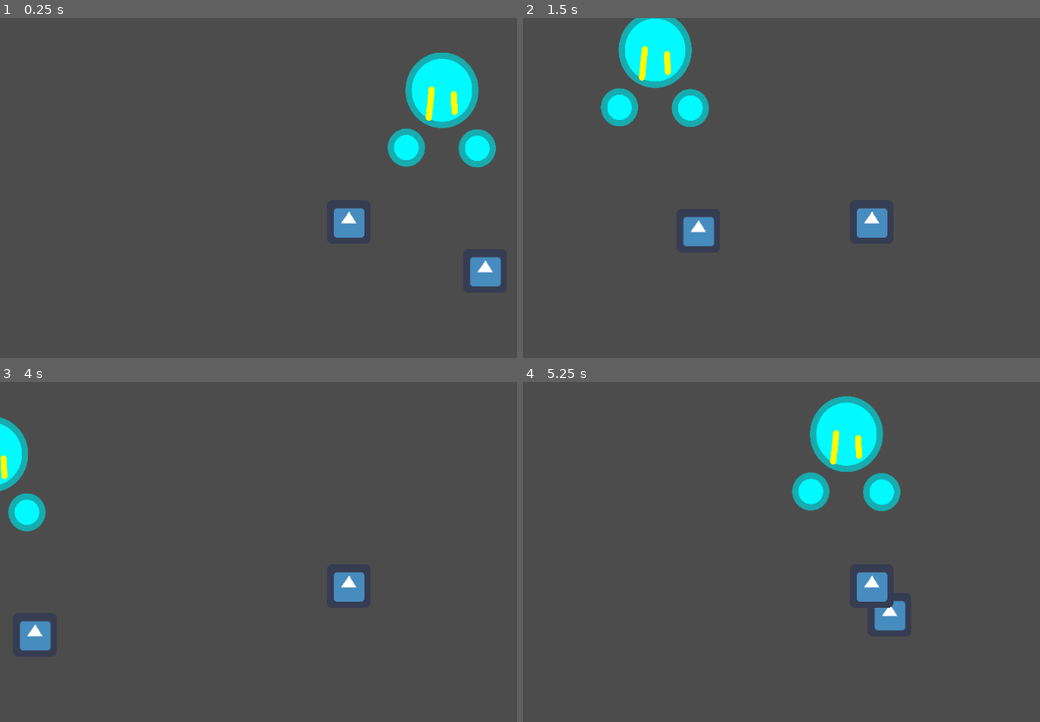
Above: before the commit, frames 1-4 (two rows, left to right).
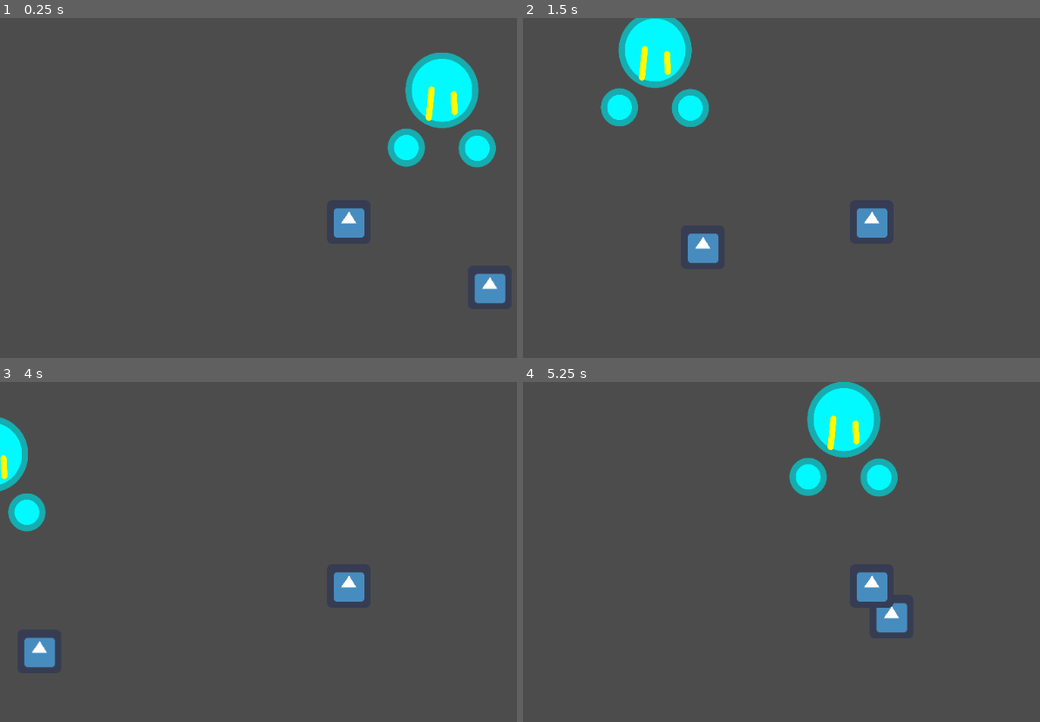
Above: after the commit, the same moments.

Repository: DarrellWulff/GGJProject
Game: Godot game, scene res://World.tscn
Two runs of this game, one before a commit and one after it. Both use one fixed random seed, a clock stepped at 60 frames per second and the inputs below. The engine's default icon, where the game draws it, is replaced by a stand-in: a white triangle on a blue panel in a dark square.
Inputs:
- Up to frame 1 (0.25 s): no input
- Up to frame 2 (1.5 s): tap Enter at 0.5 s; hold D 0.53-1.28 s; hold K 0.53-1.28 s; hold S from 1.28 s (still down); tap K at 1.35 s
- Up to frame 3 (4 s): release S at 2.03 s; hold D 2.03-2.78 s; hold K 2.03-2.78 s; hold W 2.78-3.53 s; tap K at 2.85 s; tap Space at 3.5 s; hold A from 3.53 s (still down); hold K from 3.53 s (still down)
- Up to frame 4 (5.25 s): release K at 4.28 s; tap K at 4.35 s; release A at 5.03 s; hold S from 5.03 s (still down); hold K from 5.03 s (still down)

The runs differ from the first frame. In frame 1, 0.7% of the frame differs, in the area x 90-98%, y 70-85%; in frame 2, 0.7%; in frame 3, 0.7%; in frame 4, 3.9%, in the area x 51-75%, y 0-74%.

Commit message:
Created Boulder Object
created boulder object and random basics

Diff:
--- /dev/null
+++ b/GGJ2021Project/Objects/Boulder.tscn
@@ -0,0 +1,14 @@
+[gd_scene load_steps=3 format=2]
+
+[ext_resource path="res://icon.png" type="Texture" id=1]
+
+[sub_resource type="CircleShape2D" id=1]
+radius = 31.6938
+
+[node name="Boulder" type="StaticBody2D"]
+
+[node name="Sprite" type="Sprite" parent="."]
+texture = ExtResource( 1 )
+
+[node name="CollisionShape2D" type="CollisionShape2D" parent="."]
+shape = SubResource( 1 )
--- a/GGJ2021Project/World.gd
+++ b/GGJ2021Project/World.gd
@@ -2,6 +2,18 @@
 
 onready var screenSize = get_viewport().size;
 onready var boxSize : int = screenSize.x;
+
+var visitedBoxes = {};
+var seedVal : int;
+
+func _ready():
+	var seedString : String = "Hello World!";
+	if seedString:
+		self.seedVal = seedString.hash();
+	else:
+		randomize();
+		self.seedVal = randi();
+	pass;
 
 func getLayer(axis : int) -> int:
 	if axis > 0:
@@ -16,19 +28,19 @@
 			return 0;
 		else:
 			return (axis / boxSize) - 1;
-	pass
+	pass;
 
 func getCorner1(absLayer : int):
-	var val = 2 * absLayer;
-	return val * (val - 1);
+	var value = 2 * absLayer;
+	return value * (value - 1);
 
 func getCorner2(absLayer : int):
-	var val = 2 * absLayer;
-	return val * val;
+	var value = 2 * absLayer;
+	return value * value;
 
 func getCorner3(absLayer : int):
-	var val = 2 * absLayer;
-	return val * (val + 1);
+	var value = 2 * absLayer;
+	return value * (value + 1);
 
 func getCorner4(absLayer : int):
 	return 4 * absLayer * (absLayer + 1);
@@ -59,7 +71,52 @@
 		else:
 			return getCorner4(absY - 1) + absY + layerX;
 
-	pass
+	pass;
 
-func getWorldBox(position : Vector2):
-	return getBoxNum(getLayer(position.x), getLayer(position.y));
+func getRandomPosition(positionMin : Vector2, positionMax : Vector2) -> Vector2:
+	var randProportion : Vector2 = Vector2(randf(), randf());
+	var invProportion : Vector2 = Vector2(1.0, 1.0) - randProportion;
+
+	return Vector2(randProportion.x * positionMin.x + invProportion.x * positionMax.x,
+		randProportion.y * positionMin.y + invProportion.y * positionMax.y);
+
+func createRandomObject():
+	var value = randf();
+
+	if value < 0.5:
+		return null;
+	else:
+
+
+		return;
+
+	pass;
+
+func generateRandomObjects(positionMin : Vector2, positionMax : Vector2):
+
+	var randObject = createRandomObject();
+
+	while randObject:
+		var position : Vector2 = getRandomPosition(positionMin, positionMax);
+		randObject.position = position;
+		randObject = createRandomObject();
+
+	pass;
+
+func createWorldBox(position : Vector2, boxNum : int):
+	var halfBoxSize = boxSize / 2;
+	var positionMin : Vector2 = ((position - halfBoxSize) / boxSize) + halfBoxSize;
+	var positionMax : Vector2 = ((position + halfBoxSize) / boxSize) - halfBoxSize;
+
+	seed(seedVal + boxNum);
+	generateRandomObjects(positionMin, positionMax);
+
+	return true;
+
+func updateWorld(position : Vector2):
+	var boxNum : int = getBoxNum(getLayer(position.x), getLayer(position.y));
+
+	if !self.visitedBoxes.has(boxNum):
+		self.visitedBoxes[boxNum] = createWorldBox(position, boxNum);
+
+	pass;
--- a/GGJ2021Project/World.tscn
+++ b/GGJ2021Project/World.tscn
@@ -1,12 +1,9 @@
-[gd_scene load_steps=6 format=2]
+[gd_scene load_steps=5 format=2]
 
 [ext_resource path="res://View.tscn" type="PackedScene" id=1]
 [ext_resource path="res://World.gd" type="Script" id=2]
-[ext_resource path="res://icon.png" type="Texture" id=3]
+[ext_resource path="res://Objects/Boulder.tscn" type="PackedScene" id=3]
 [ext_resource path="res://Images/creature.png" type="Texture" id=4]
-
-[sub_resource type="CircleShape2D" id=1]
-radius = 28.9036
 
 [node name="World" type="Node2D"]
 script = ExtResource( 2 )
@@ -18,13 +15,5 @@
 scale = Vector2( 0.234448, 0.24089 )
 texture = ExtResource( 4 )
 
-[node name="Tree" type="StaticBody2D" parent="."]
-position = Vector2( 200.327, 73.0754 )
-
-[node name="CollisionShape2D" type="CollisionShape2D" parent="Tree"]
-shape = SubResource( 1 )
-one_way_collision_margin = 27.1
-
-[node name="Sprite" type="Sprite" parent="Tree"]
-position = Vector2( 0, -1.25992 )
-texture = ExtResource( 3 )
+[node name="Boulder" parent="." instance=ExtResource( 3 )]
+position = Vector2( 206.922, 96.3258 )
